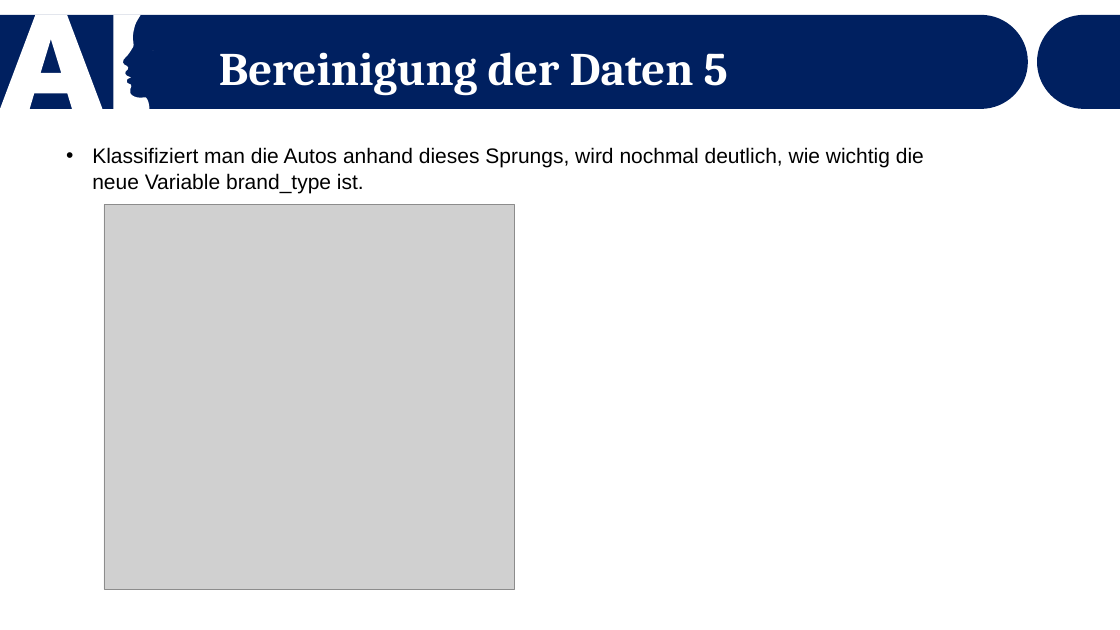
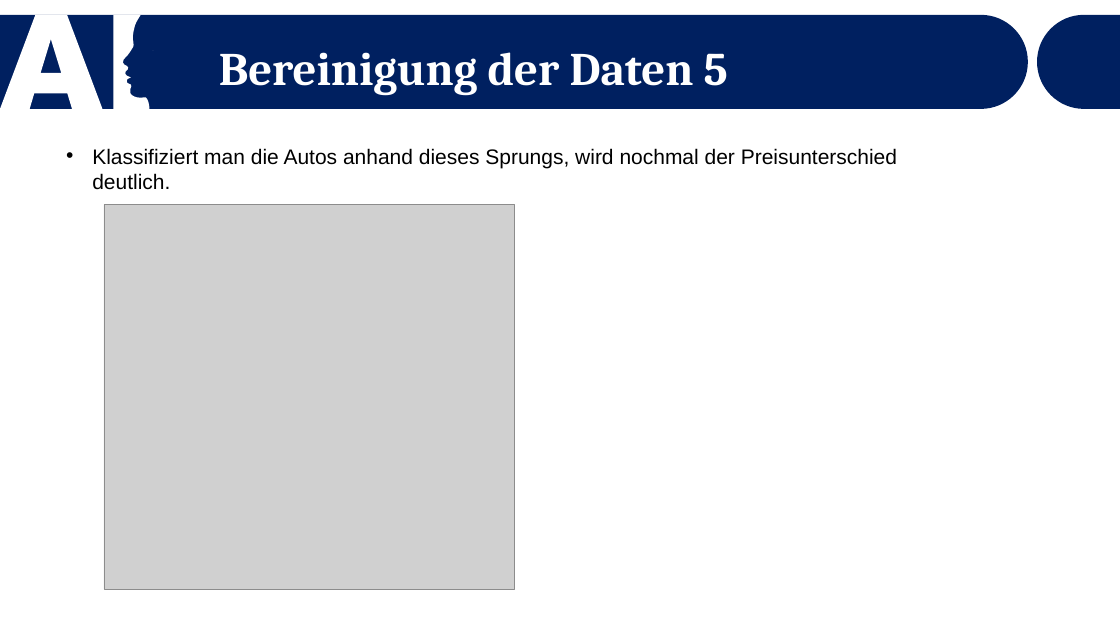
Before and after one commit to Dewin154/Projekt_Machine_Learning, a slide deck: slide 11 of Präsentation_Vorlage.pptx. Drawn at 1120x630 pixels with LibreOffice and Linux fonts; fonts in the diff are those of the drawing; grey boxes stand for pictures. Boxes give left, top, right and bottom in pixels: in the first picture for what was removed or moved away, otherwise in the second. Text is boxed around its words. In the diff, an @@ line names an element or a change of style, - is before the commit and + after.

```diff
--- a/Präsentation_Vorlage.pptx
+++ b/Präsentation_Vorlage.pptx
@@ text at <box>92,148,897,190</box>: text changed @@
-• Klassifiziert man die Autos anhand dieses Sprungs, wird nochmal deutlich, wie wichtig die neue Variable brand_type ist.
+• Klassifiziert man die Autos anhand dieses Sprungs, wird nochmal der Preisunterschied deutlich.
```
Also in this commit, not shown: 12 other slides changed, 1 slide added, 1 slide removed, 1 other file.
